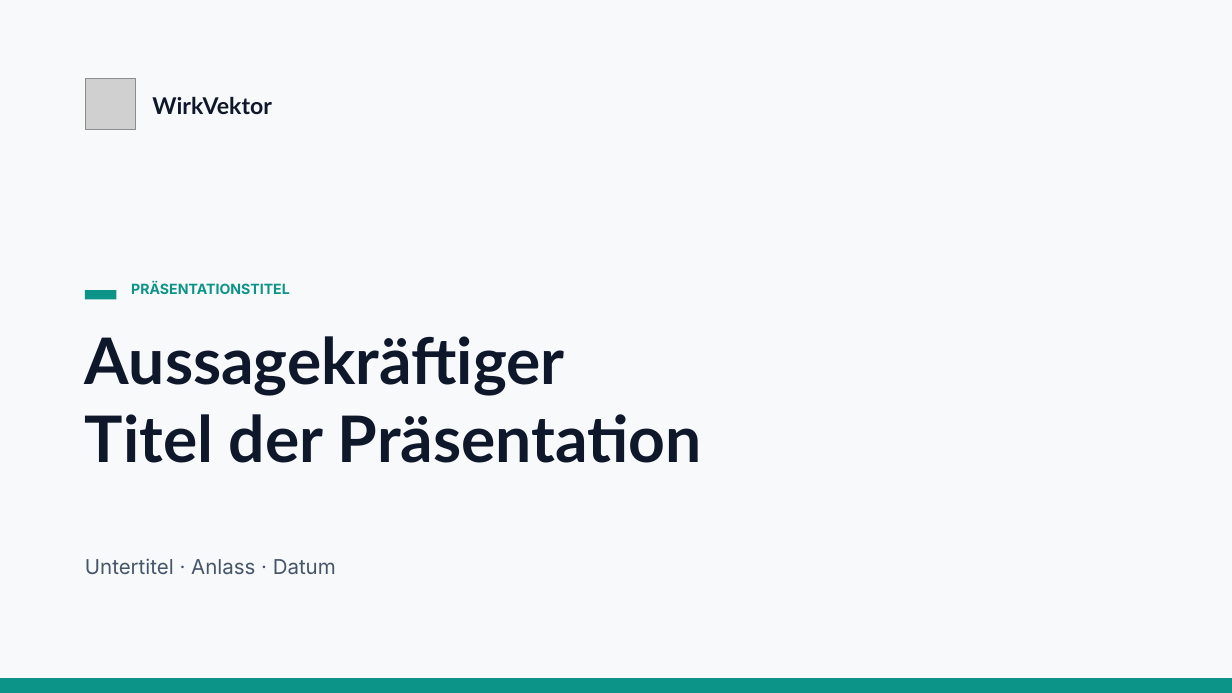
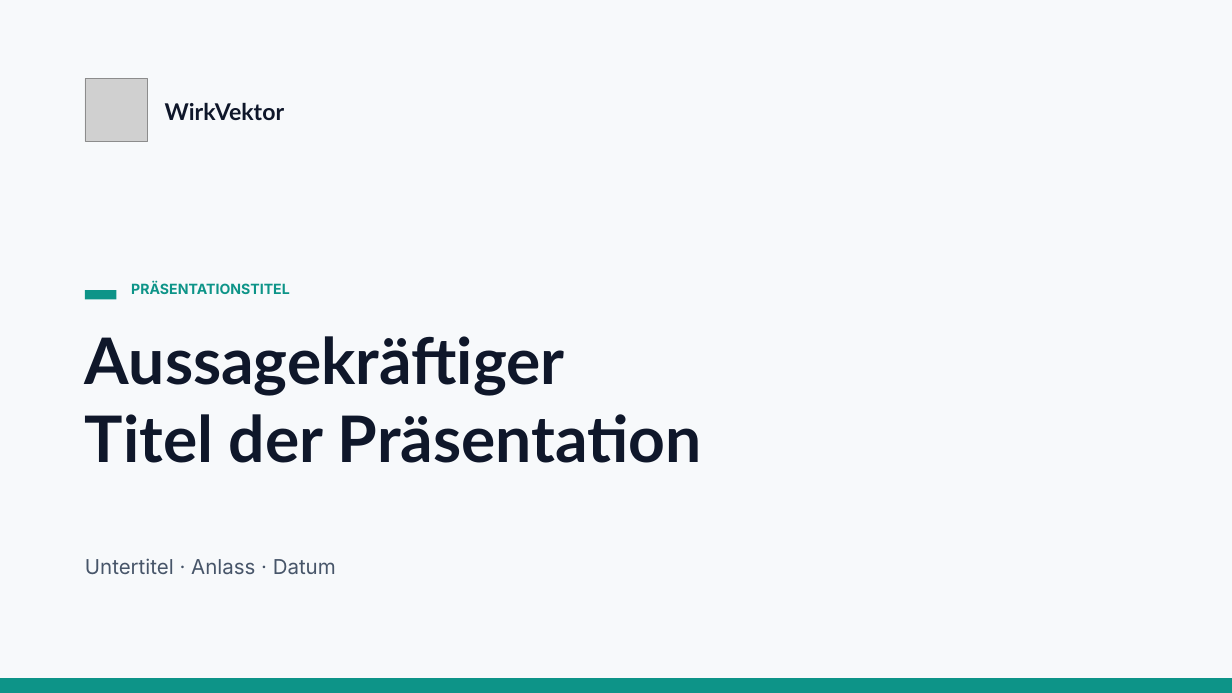
Before and after one commit to SZzip/WirkVektor, a slide deck: slide 2 of 02 Projekte/Geschäftsausstattung und Vorlagen/Vorlagen/Präsentation/WirkVektor Master-Folien.pptx. Drawn at 1232x693 pixels with LibreOffice and Linux fonts; fonts in the diff are those of the drawing; grey boxes stand for pictures. Boxes give left, top, right and bottom in pixels: in the first picture for what was removed or moved away, otherwise in the second. Text is boxed around its words. In the diff, an @@ line names an element or a change of style, - is before the commit and + after.

```diff
--- a/02 Projekte/Geschäftsausstattung und Vorlagen/Vorlagen/Präsentation/WirkVektor Master-Folien.pptx
+++ b/02 Projekte/Geschäftsausstattung und Vorlagen/Vorlagen/Präsentation/WirkVektor Master-Folien.pptx
@@ picture: place and size @@
-picture at (85, 79, 136, 129)
+picture at (85, 79, 148, 141)
@@ text "WirkVektor": place and size @@
-text "WirkVektor" at (152, 96, 272, 114)
+text "WirkVektor" at (165, 102, 285, 120)
```
Also in this commit, not shown: 3 other slides changed, 29 other files.
